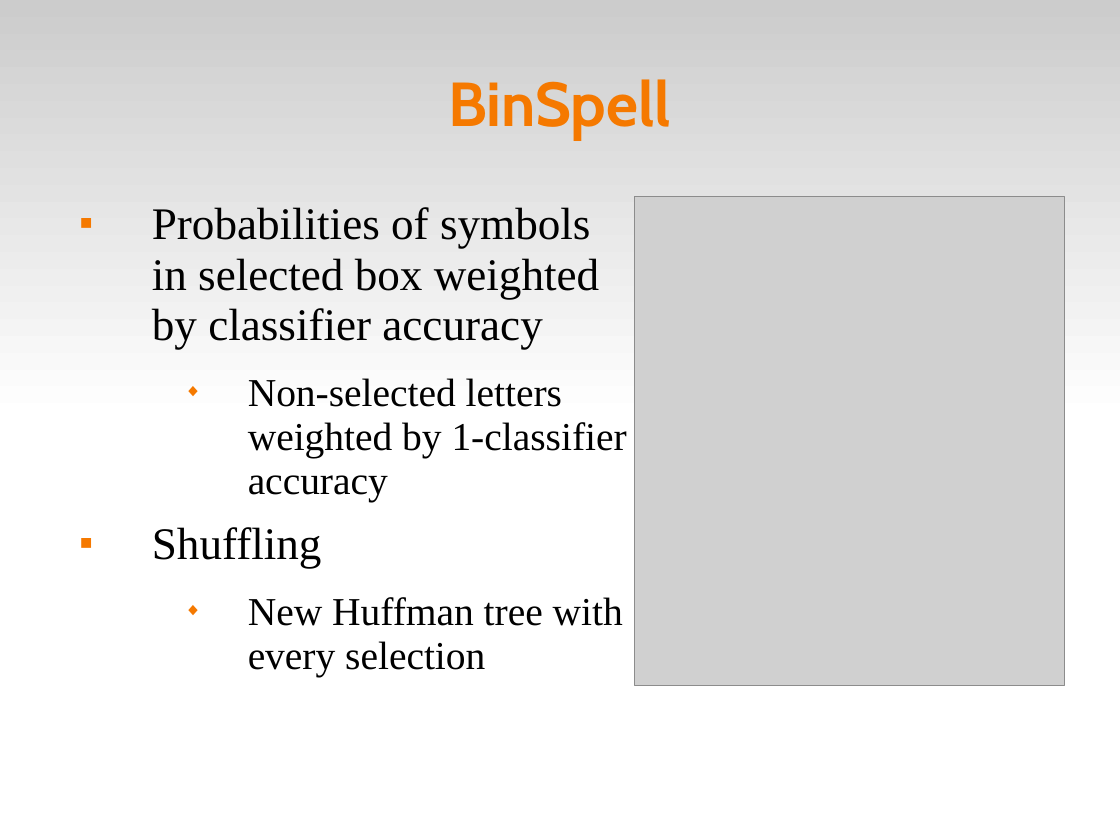
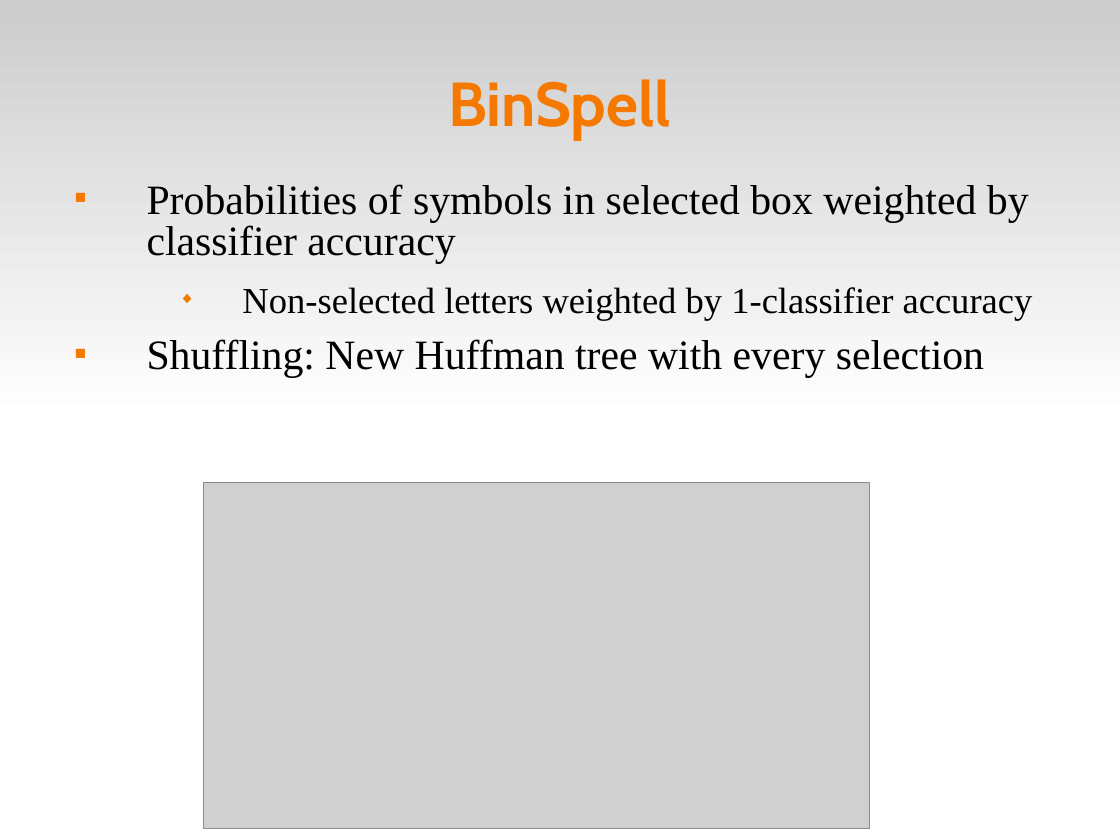
Before and after one commit to abdullah38rcc/BCI-Virtual-Keyboard, a slide deck: slide 7 of circlespell/docs/virtKey.ppt (slide 8 before the commit). Drawn at 1120x840 pixels with LibreOffice and Linux fonts; fonts in the diff are those of the drawing; grey boxes stand for pictures. Boxes give left, top, right and bottom in pixels: in the first picture for what was removed or moved away, otherwise in the second. Text is boxed around its words. In the diff, an @@ line names an element or a change of style, - is before the commit and + after.

```diff
--- a/circlespell/docs/virtKey.ppt
+++ b/circlespell/docs/virtKey.ppt
@@ text "Probabilities of symbols in selected ..." moved from (x1=152, y1=207, x2=627, y2=677) to (x1=147, y1=184, x2=1033, y2=378) @@
@@ text at (x1=147, y1=184, x2=1033, y2=320): size 32 to 29.6 pt in "Probabilities of symbols in selected box weighted ..."; size 28 to 25.9 pt in "Non-selected letters weighted by 1-classifier accuracy"; indent changed; line spacing 0.93 to 0.83 @@
@@ picture removed at (x1=635, y1=196, x2=1065, y2=686) @@
@@ text at (x1=147, y1=339, x2=984, y2=378): text changed; size 28 to 29.6 pt @@
-■ Shuffling
-  ◆ New Huffman tree with every selection
+■ Shuffling: New Huffman tree with every selection
@@ picture added at (x1=203, y1=483, x2=870, y2=828) @@
```
Also in this commit, not shown: 8 other slides changed, 3 slides added.
